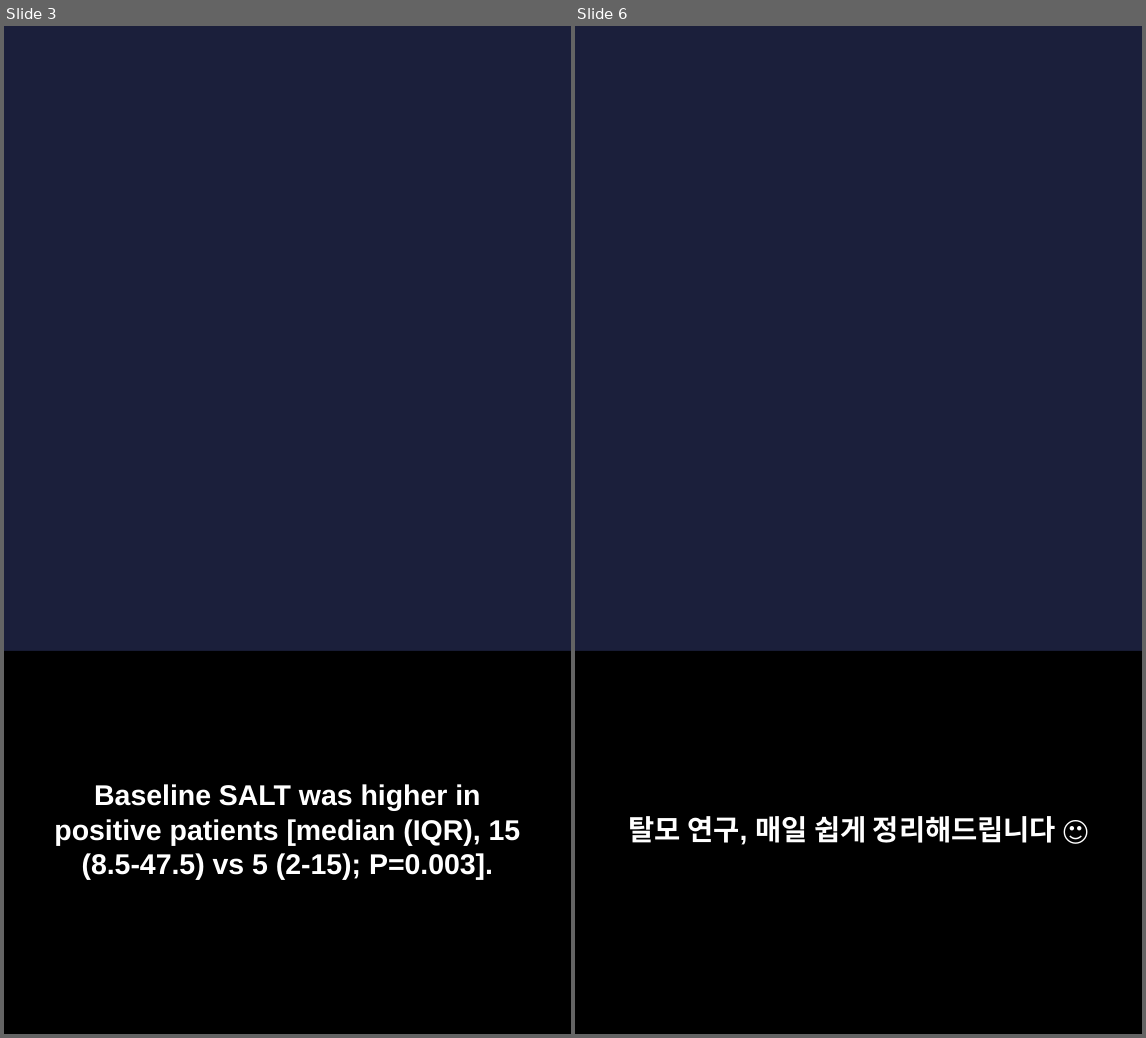
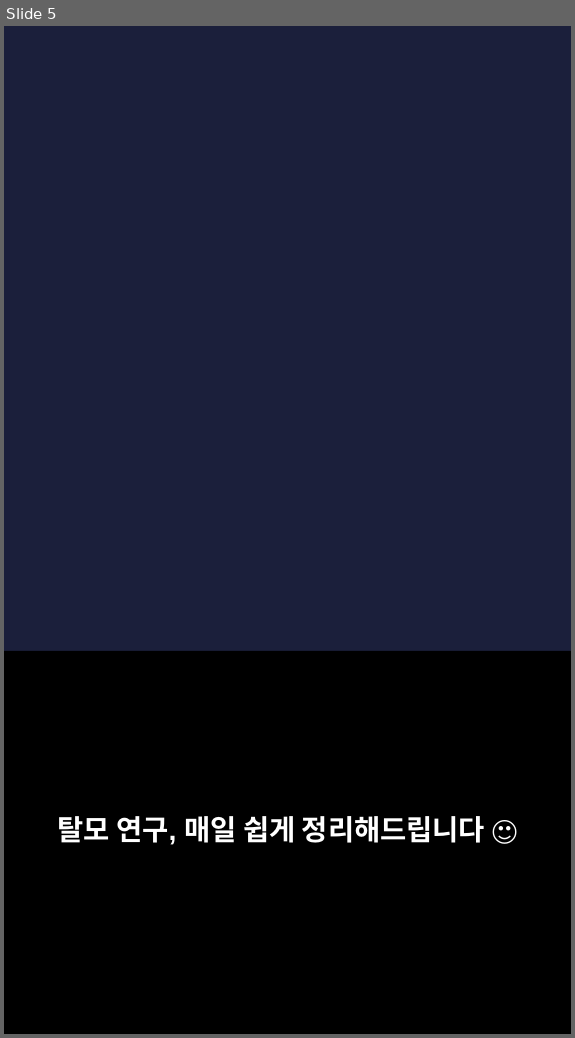
Before and after one commit to hyokang2010-BJ-ANTH/product-builder-test, a slide deck: pwa/data/latest/slides.pptx. Shown side by side, each under a label of ours: slides 3 and 6 before the commit, slide 5 after it; the slides between them are not shown. The pictures are 1146x1038 and 575x1038 pixels, drawn with LibreOffice and Linux fonts; fonts in the diff are those of the drawing; background and template pictures are left out. Boxes give left, top, right and bottom in pixels: in the first picture for what was removed or moved away, otherwise in the second. Text is boxed around its words. In the diff, an @@ line names an element or a change of style, - is before the commit and + after.

```diff
--- a/pwa/data/latest/slides.pptx
+++ b/pwa/data/latest/slides.pptx
@@ slide 3 removed at [4,26,571,1034], background picture (left out) @@
@@ rectangle removed at [4,651,571,1033] @@
@@ text removed at [54,784,521,879] @@
-Baseline SALT was higher in positive patients [median (IQR), 15 (8.5-47.5) vs 5 (2-15); P=0.003].
@@ what was slide 6 is now slide 5 @@
```
Also in this commit, not shown: 2 slides changed, 4 slides added, 6 other slides removed, 27 other files.
